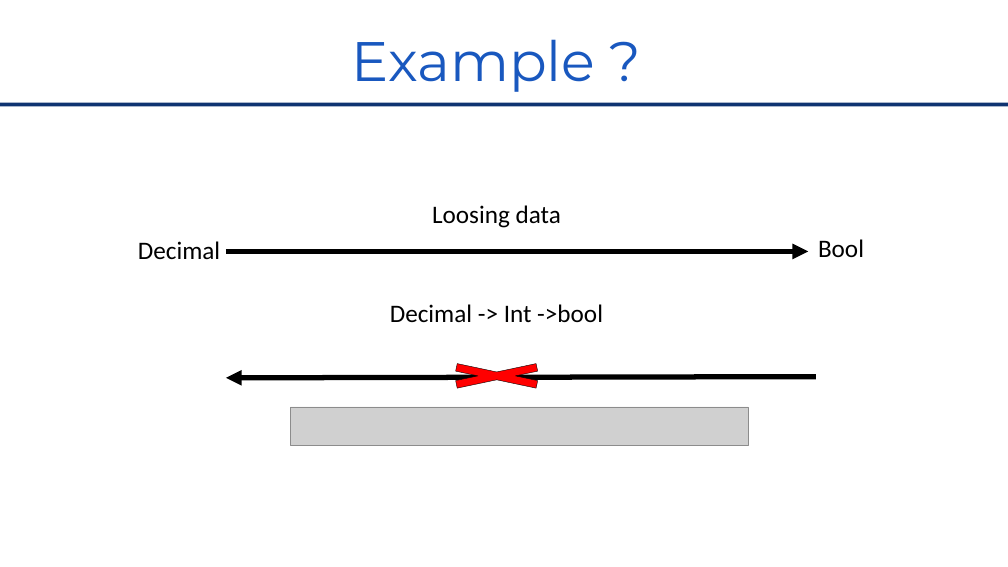
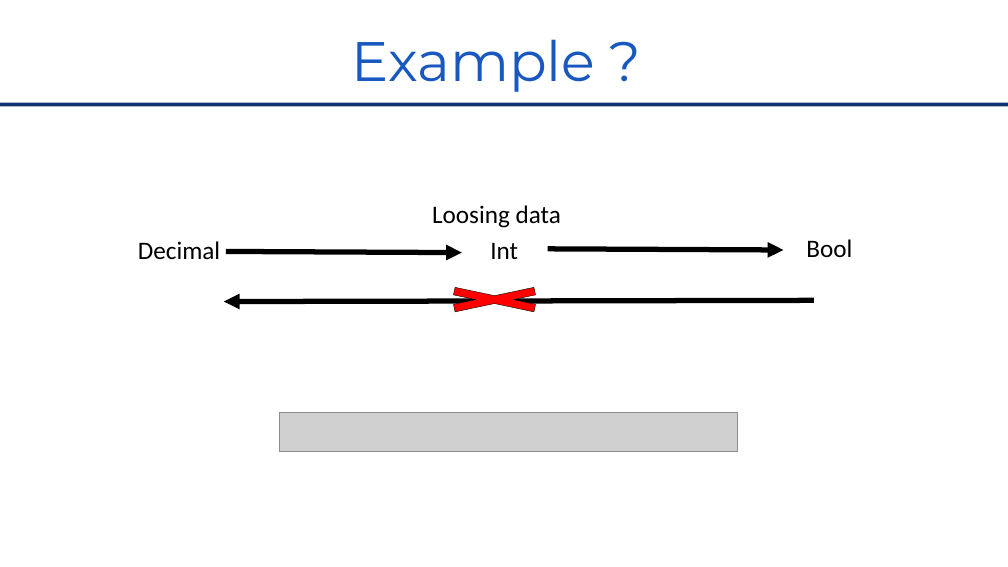
Before and after one commit to RomainTrm/CategoryTheoryYouAlreadyKnowIt, a slide deck: slide 16 of CategoryTheoryUniveristy_Devoxx_FR_2022.pptx. Drawn at 1008x567 pixels with LibreOffice and Linux fonts; fonts in the diff are those of the drawing; grey boxes stand for pictures; background and template pictures are left out. Boxes give left, top, right and bottom in pixels: in the first picture for what was removed or moved away, otherwise in the second. Text is boxed around its words. In the diff, an @@ line names an element or a change of style, - is before the commit and + after.

```diff
--- a/CategoryTheoryUniveristy_Devoxx_FR_2022.pptx
+++ b/CategoryTheoryUniveristy_Devoxx_FR_2022.pptx
@@ text "Bool": place and size @@
-text "Bool" at box(818, 239, 864, 257)
+text "Bool" at box(806, 239, 852, 257)
@@ arrow moved from (226, 251) - (808, 251) to (226, 251) - (462, 252) @@
@@ text at box(490, 242, 518, 259): text changed @@
-Decimal -> Int ->bool
+Int
@@ arrow added from (548, 249) to (783, 250), #000000 10 pt @@
@@ freeform shape: place and size @@
-freeform shape at box(419, 359, 574, 392)
+freeform shape at box(417, 283, 572, 316)
@@ arrow moved from (816, 376) - (226, 378) to (814, 300) - (224, 302) @@
@@ picture: place and size @@
-picture at box(291, 407, 748, 445)
+picture at box(279, 412, 737, 451)
```
Also in this commit, not shown: 10 other slides changed, 5 slides added.
